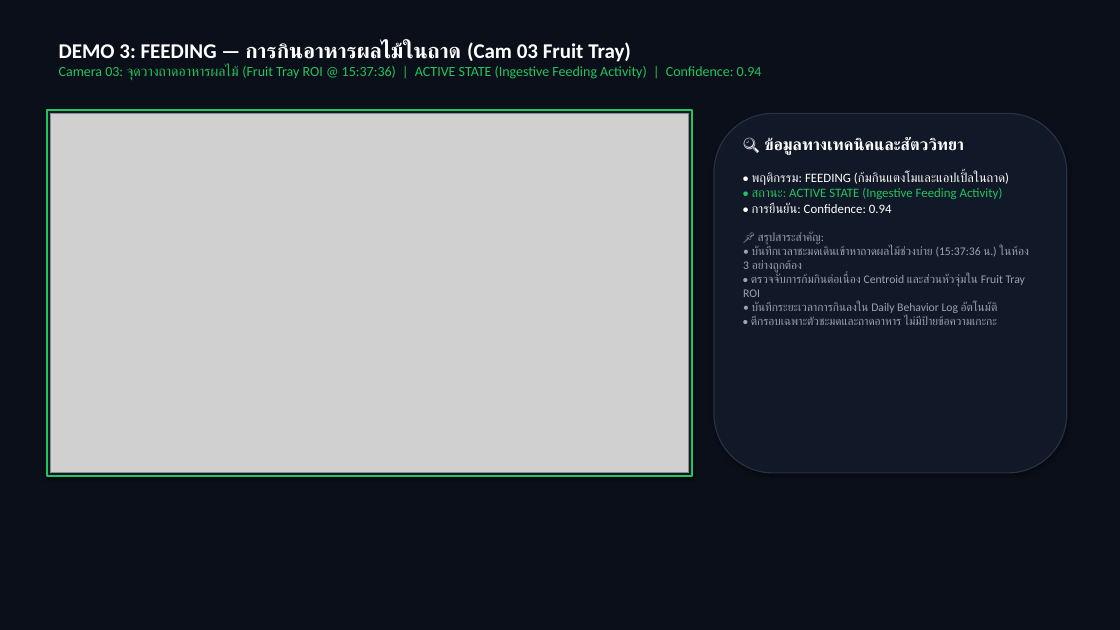
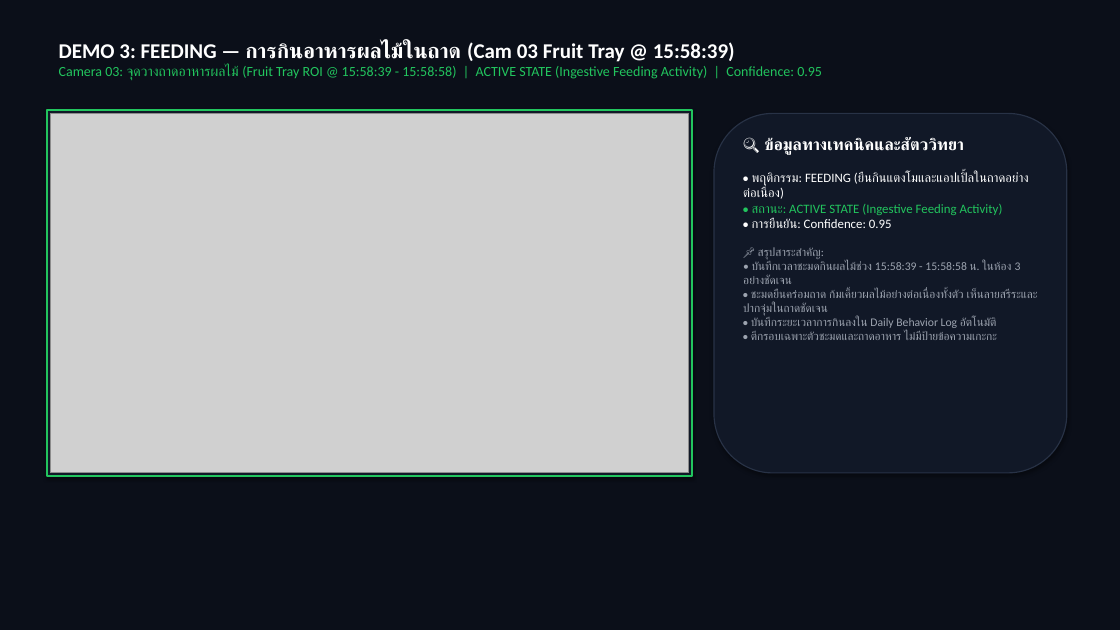
Before and after one commit to Kokokua/Project-CMZ, a slide deck: slide 13 of finish/Image_Processing_Presentation_Phase2_Final.pptx. Drawn at 1120x630 pixels with LibreOffice and Linux fonts; fonts in the diff are those of the drawing; grey boxes stand for pictures. Boxes give left, top, right and bottom in pixels: in the first picture for what was removed or moved away, otherwise in the second. Text is boxed around its words. In the diff, an @@ line names an element or a change of style, - is before the commit and + after.

Commit message:
feat(demos): update authentic feeding (15:58:39), authentic drinking (03:35:48) and stabilized locomotion in presentation deck

```diff
--- a/finish/Image_Processing_Presentation_Phase2_Final.pptx
+++ b/finish/Image_Processing_Presentation_Phase2_Final.pptx
@@ text at (59, 42, 822, 80): text changed @@
-DEMO 3: FEEDING — การกินอาหารผลไม้ในถาด (Cam 03 Fruit Tray)
-Camera 03: จุดวางถาดอาหารผลไม้ (Fruit Tray ROI @ 15:37:36) | ACTIVE STATE (Ingestive Feeding Activity) | Confidence: 0.94
+DEMO 3: FEEDING — การกินอาหารผลไม้ในถาด (Cam 03 Fruit Tray @ 15:58:39)
+Camera 03: จุดวางถาดอาหารผลไม้ (Fruit Tray ROI @ 15:58:39 - 15:58:58) | ACTIVE STATE (Ingestive Feeding Activity) | Confidence: 0.95
@@ text at (743, 171, 1029, 199): text changed @@
-• พฤติกรรม: FEEDING (ก้มกินแตงโมและแอปเปิ้ลในถาด)
+• พฤติกรรม: FEEDING (ยืนกินแตงโมและแอปเปิ้ลในถาดอย่างต่อเนื่อง)
@@ text at (743, 218, 1038, 340): text changed @@
-• การยืนยัน: Confidence: 0.94
-📌 สรุปสาระสำคัญ:
-• บันทึกเวลาชะมดเดินเข้าหาถาดผลไม้ช่วงบ่าย (15:37:36 น.) ในห้อง 3 อย่างถูกต้อง
-• ตรวจจับการก้มกินต่อเนื่อง Centroid และส่วนหัวจุ่มใน Fruit Tray ROI
-• บันทึกระยะเวลาการกินลงใน Daily Behavior Log อัตโนมัติ
-• ตีกรอบเฉพาะตัวชะมดและถาดอาหาร ไม่มีป้ายข้อความเกะกะ
+• การยืนยัน: Confidence: 0.95
+📌 สรุปสาระสำคัญ:
+• บันทึกเวลาชะมดกินผลไม้ช่วง 15:58:39 - 15:58:58 น. ในห้อง 3 อย่างชัดเจน
+• ชะมดยืนคร่อมถาด ก้มเคี้ยวผลไม้อย่างต่อเนื่องทั้งตัว เห็นลายสรีระและปากจุ่มในถาดชัดเจน
+• บันทึกระยะเวลาการกินลงใน Daily Behavior Log อัตโนมัติ
+• ตีกรอบเฉพาะตัวชะมดและถาดอาหาร ไม่มีป้ายข้อความเกะกะ
```
Also in this commit, not shown: 2 other slides changed.
